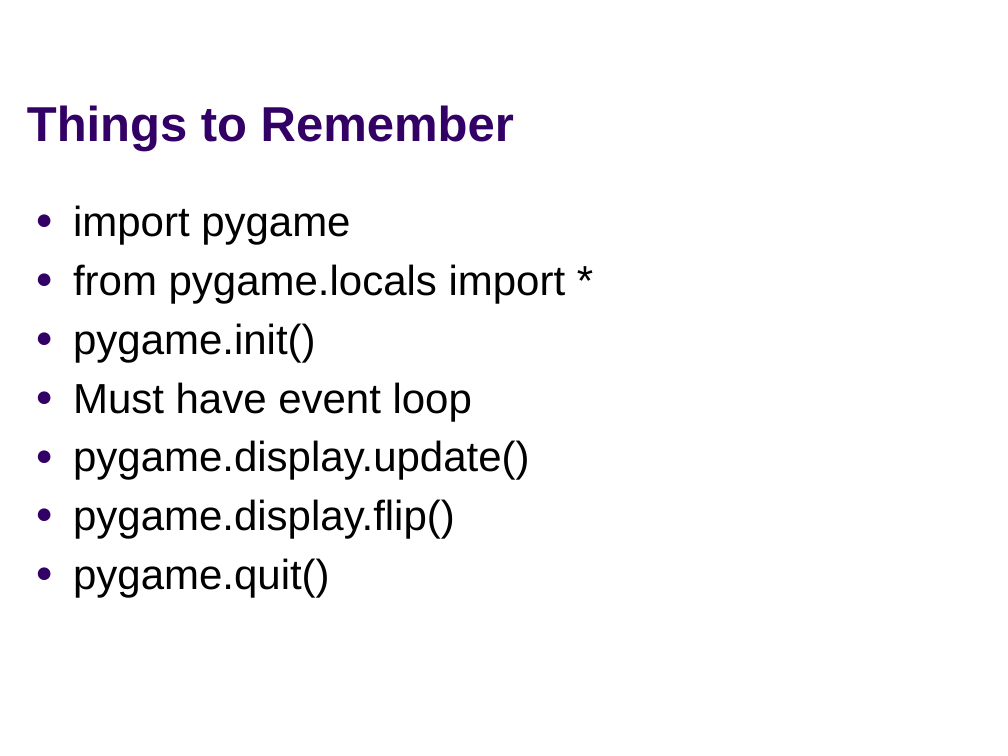
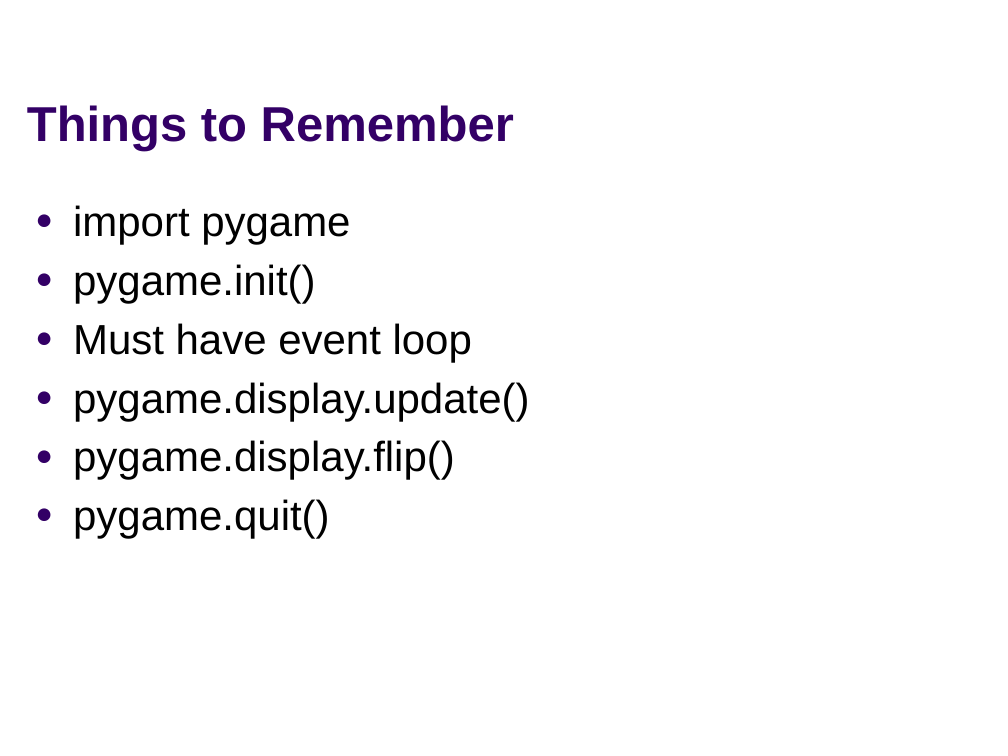
Before and after one commit to RHIT-CSSE/catapult, a slide deck: slide 10 of docs/Program/Session3/2019UpdatedPygame.pptx (slide 11 before the commit). Drawn at 1008x756 pixels with LibreOffice and Linux fonts; fonts in the diff are those of the drawing; background and template pictures are left out. Boxes give left, top, right and bottom in pixels: in the first picture for what was removed or moved away, otherwise in the second. Text is boxed around its words. In the diff, an @@ line names an element or a change of style, - is before the commit and + after.

```diff
--- a/docs/Program/Session3/2019UpdatedPygame.pptx
+++ b/docs/Program/Session3/2019UpdatedPygame.pptx
@@ text at (73, 264, 566, 303): paragraph removed @@
-● from pygame.locals import *
```
Also in this commit, not shown: 8 other slides changed, 1 slide removed, 5 other files.
